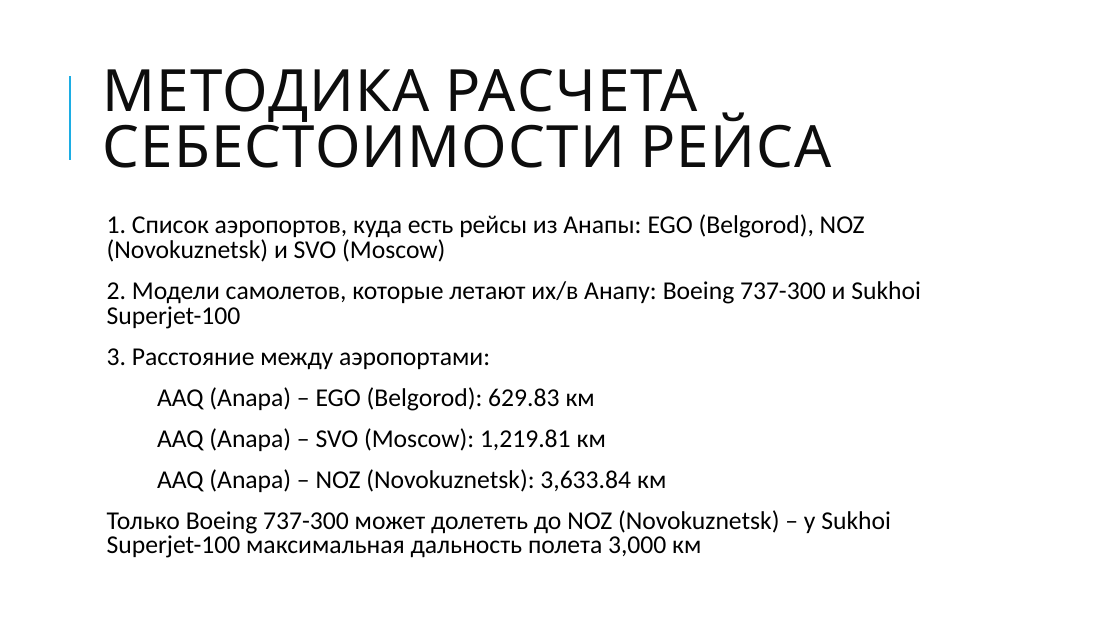
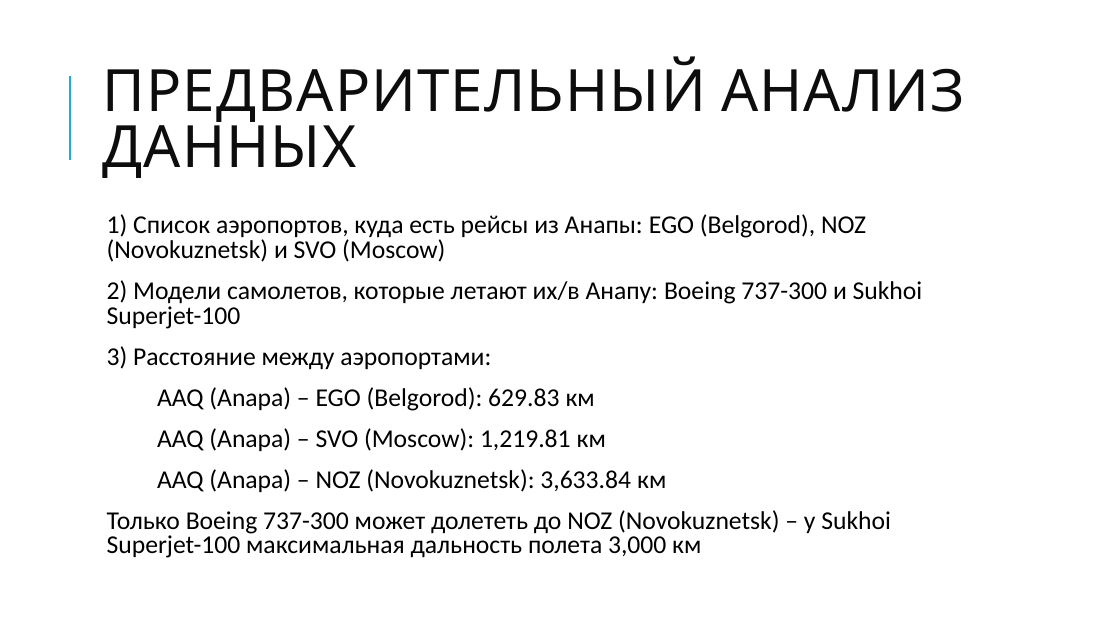
Before and after one commit to vedikhin/skillfactory, a slide deck: slide 2 of module_4/presentation.pptx. Drawn at 1120x630 pixels with LibreOffice and Linux fonts; fonts in the diff are those of the drawing. Boxes give left, top, right and bottom in pixels: in the first picture for what was removed or moved away, otherwise in the second. Text is boxed around its words. In the diff, an @@ line names an element or a change of style, - is before the commit and + after.

```diff
--- a/module_4/presentation.pptx
+++ b/module_4/presentation.pptx
@@ title at (x1=102, y1=56, x2=965, y2=178): text changed @@
-МЕТОДИКА РАСЧЕТА СЕБЕСТОИМОСТИ РЕЙСА
+ПРЕДВАРИТЕЛЬНЫЙ АНАЛИЗ ДАННЫХ
@@ text at (x1=107, y1=214, x2=923, y2=370): text changed @@
-  1. Список аэропортов, куда есть рейсы из Анапы: EGO (Belgorod), NOZ (Novokuznetsk) и SVO (Moscow)
-  2. Модели самолетов, которые летают их/в Анапу: Boeing 737-300 и Sukhoi Superjet-100
-  3. Расстояние между аэропортами:
+  1) Список аэропортов, куда есть рейсы из Анапы: EGO (Belgorod), NOZ (Novokuznetsk) и SVO (Moscow)
+  2) Модели самолетов, которые летают их/в Анапу: Boeing 737-300 и Sukhoi Superjet-100
+  3) Расстояние между аэропортами:
```
Also in this commit, not shown: 2 other slides changed, 1 slide added, 1 slide removed.
